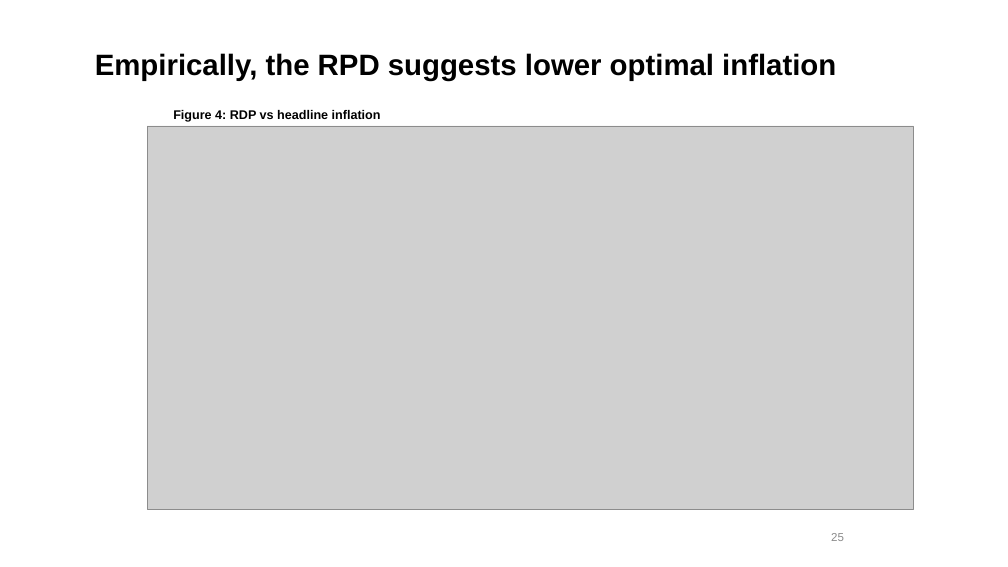
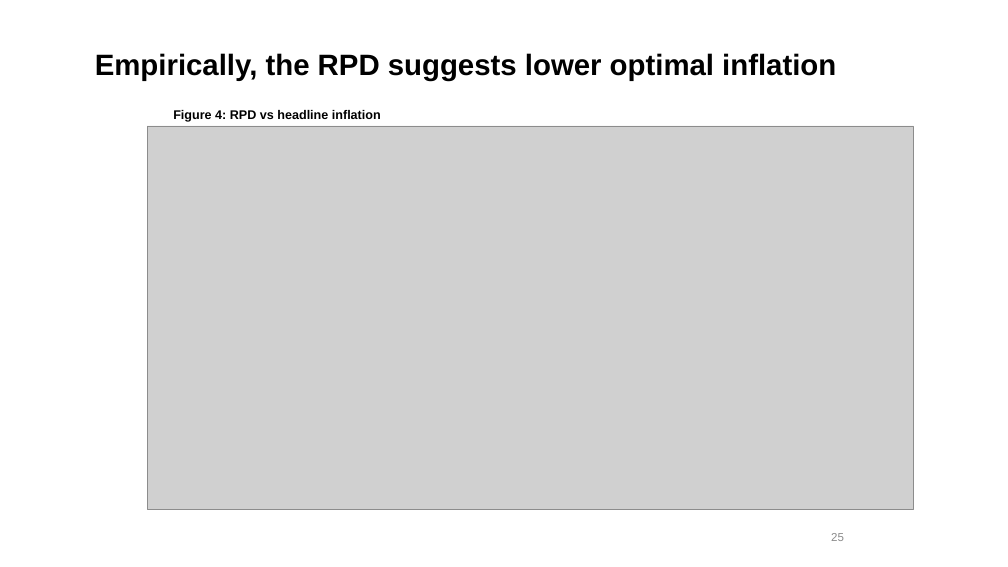
Before and after one commit to xolaniss/inflation_relative_price_variance, a slide deck: slide 25 of Presentation/inflation_relative_price_variance_presentation.pptx. Drawn at 1008x567 pixels with LibreOffice and Linux fonts; fonts in the diff are those of the drawing; grey boxes stand for pictures; background and template pictures are left out. Boxes give left, top, right and bottom in pixels: in the first picture for what was removed or moved away, otherwise in the second. Text is boxed around its words. In the diff, an @@ line names an element or a change of style, - is before the commit and + after.

```diff
--- a/Presentation/inflation_relative_price_variance_presentation.pptx
+++ b/Presentation/inflation_relative_price_variance_presentation.pptx
@@ text at (x1=173, y1=110, x2=381, y2=122): text changed @@
-Figure 4: RDP vs headline inflation
+Figure 4: RPD vs headline inflation
```
Also in this commit, not shown: 11 other slides changed, 1 slide removed.
